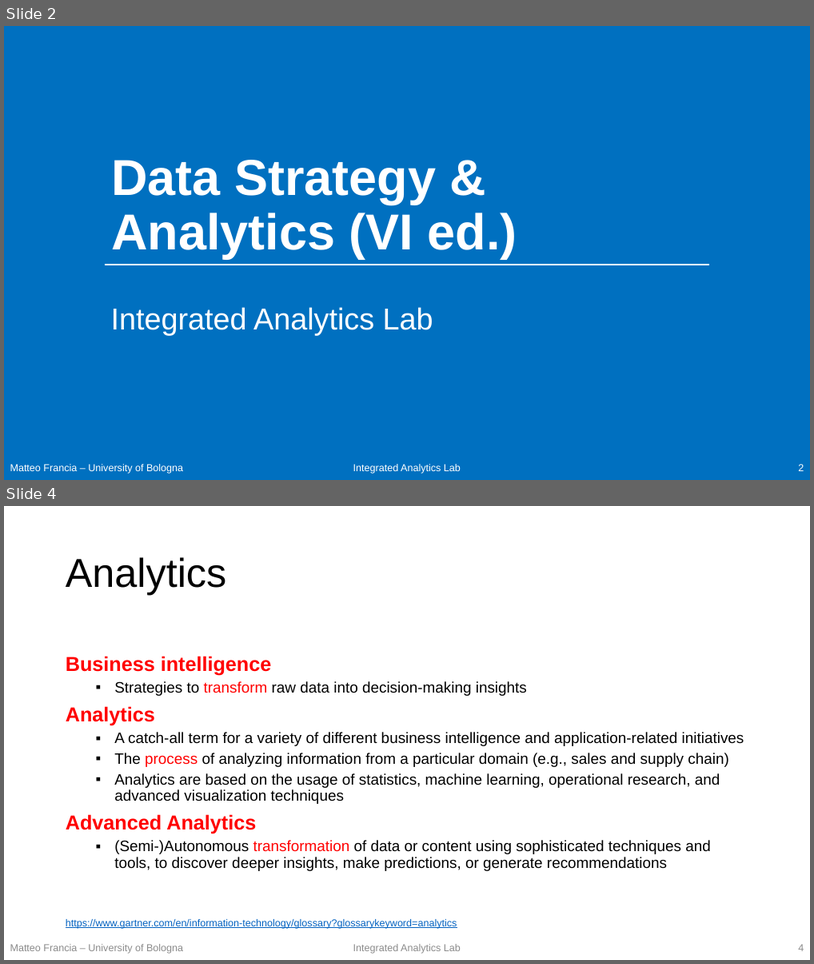
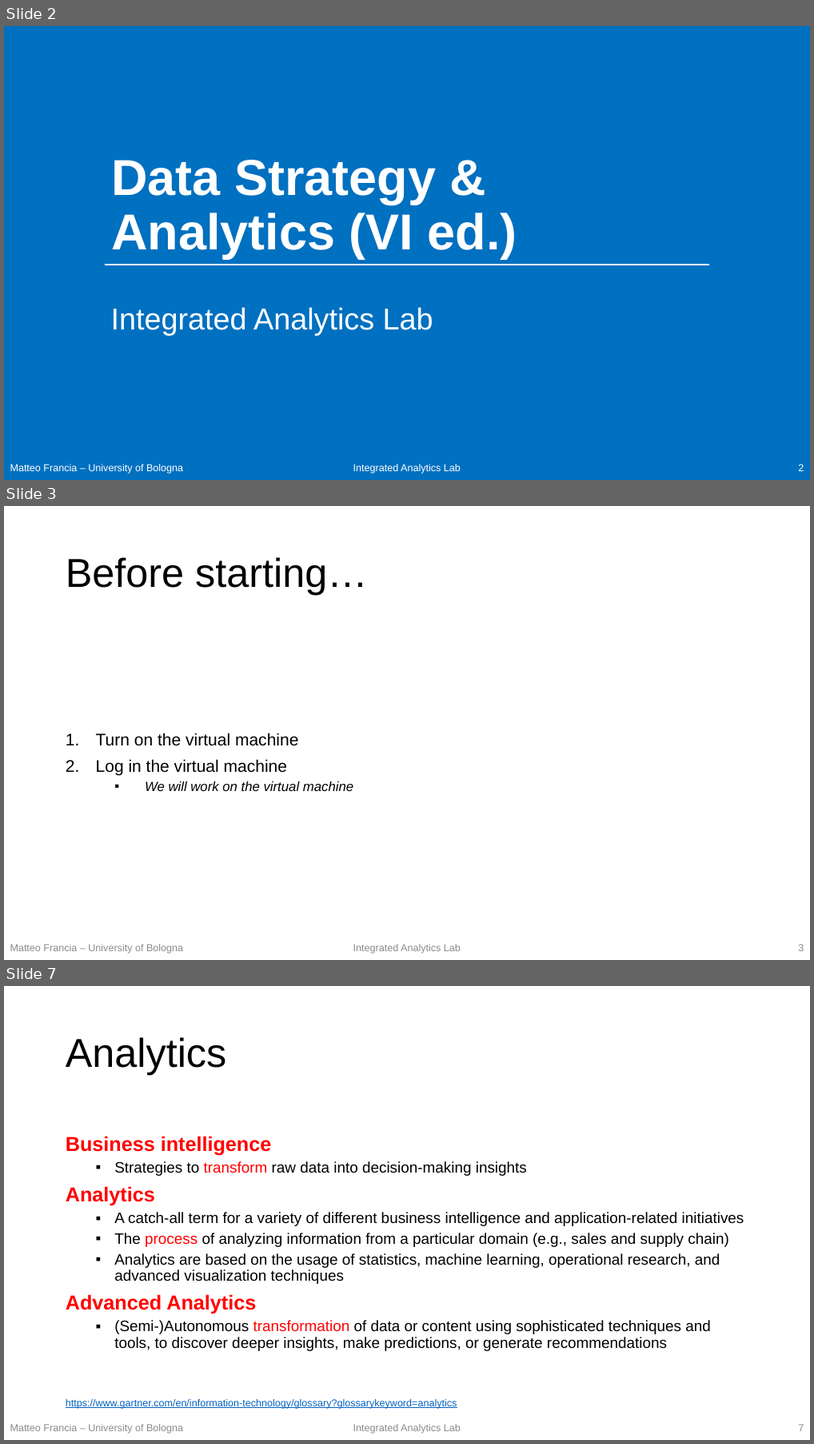
Before and after one commit to w4bo/teaching-handsondatapipelines, a slide deck: 00-slides.pptx. Shown one above the other, each under a label of ours: slides 2 and 4 before the commit, slides 2, 3 and 7 after it; the slides between them are not shown. The pictures are 814x964 and 814x1444 pixels, drawn with LibreOffice and Linux fonts; fonts in the diff are those of the drawing. Boxes give left, top, right and bottom in pixels: in the first picture for what was removed or moved away, otherwise in the second. Text is boxed around its words. In the diff, an @@ line names an element or a change of style, - is before the commit and + after.

```diff
--- a/00-slides.pptx
+++ b/00-slides.pptx
@@ slide 3 added at [4,506,810,960], background #FFFFFF; not listed: 1 template element that a slide beside it also shows @@
@@ title added at [66,557,368,595], 48 pt, text #000000 @@
+Before starting…
@@ text added at [96,732,354,791], 20 pt, text #000000 @@
+1. Turn on the virtual machine
+2. Log in the virtual machine
+  ▪ We will work on the virtual machine
@@ text added at [10,944,183,953], 12 pt, text #8C8C8C @@
+Matteo Francia – University of Bologna
@@ page number added at [798,944,804,951], 12 pt, text #8C8C8C @@
+3
@@ what was slide 4 is now slide 7 @@
@@ page number at [798,1424,804,1431]: text changed @@
-4
+7
```
Also in this commit, not shown: 2 slides changed, 2 other slides added, 4 other files.
